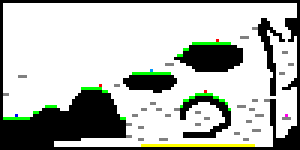
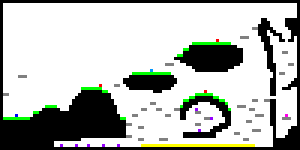
Comparing the layer stacks of the two 300x150 images. Changes:
painted on "Layer 1" over [60, 108, 213, 147]
